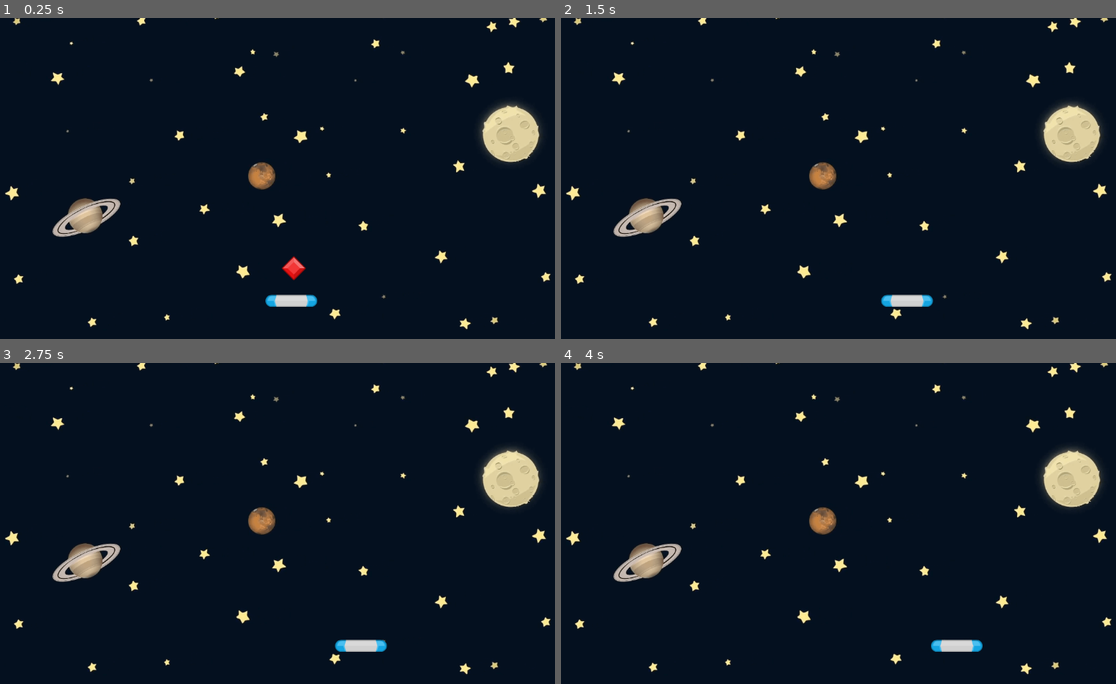
Above: before the commit, frames 1-4 (two rows, left to right).
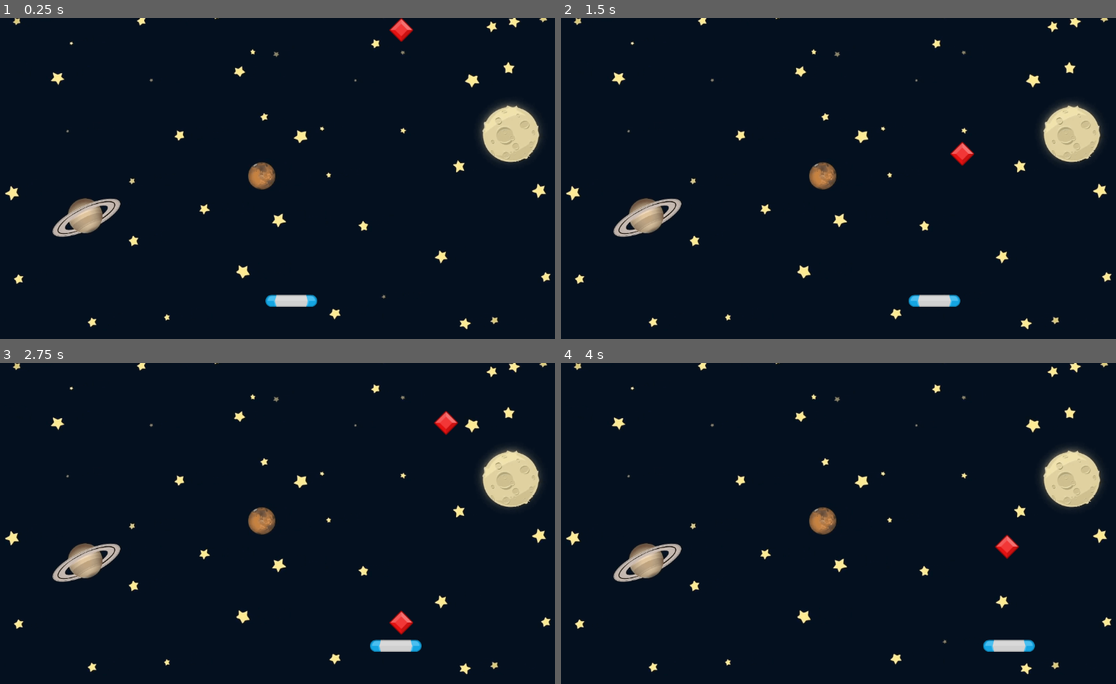
Above: after the commit, the same moments.

Repository: GaliardArt/GemCatcherGodot
Game: Godot game, scene res://Scenes/Game/Game.tscn
Same seed, same stepped clock (60 frames per second), same inputs: the game is played once before the commit and once after it.
Inputs:
- Up to frame 1 (0.25 s): no input
- Up to frame 2 (1.5 s): hold D (move_right) 0.53-1.28 s; hold A (move_left) from 1.28 s (still down)
- Up to frame 3 (2.75 s): release A (move_left) at 2.03 s; hold D (move_right) from 2.03 s (still down)
- Up to frame 4 (4 s): release D (move_right) at 3.53 s; hold A (move_left) from 3.53 s (still down)

The runs differ from the first frame. In frame 1, 0.4% of the frame differs, in the area x 50-75%, y 0-82%; in frame 2, 0.7%; in frame 3, 0.9%, in the area x 60-83%, y 14-90%; in frame 4, 0.9%.

Commit message:
Random Spawn Gems, and Game Over system

Diff:
--- a/Scenes/Game/Game.gd
+++ b/Scenes/Game/Game.gd
@@ -1 +1,33 @@
 extends Node2D
+
+const GEM = preload("res://Scenes/Gem/Gem.tscn")
+const MARGIN: float = 70.0
+@onready var spawn_timer: Timer = $Timer
+
+func _ready() -> void:
+	spawn_gem()
+
+func spawn_gem() -> void:
+	var new_gem: Gem = GEM.instantiate()
+	var x_pos: float = randf_range(
+		get_viewport_rect().position.x + MARGIN,
+		get_viewport_rect().end.x - MARGIN
+	)
+	new_gem.position = Vector2(x_pos, -50.0)
+	new_gem.gem_off_screen.connect(_on_gem_off_screen)
+	add_child(new_gem)
+	pass
+
+func stop_all() -> void:
+	spawn_timer.stop()
+	for child in get_children():
+		if child is Gem or child is Paddle:
+			child.set_process(false)
+
+func _on_gem_off_screen() -> void:
+	stop_all()
+	pass # Replace with function body.
+
+func _on_timer_timeout() -> void:
+	spawn_gem()
+	pass # Replace with function body.
--- a/Scenes/Game/Game.tscn
+++ b/Scenes/Game/Game.tscn
@@ -1,9 +1,8 @@
-[gd_scene load_steps=5 format=3 uid="uid://bj2siv5i7vcxr"]
+[gd_scene load_steps=4 format=3 uid="uid://bj2siv5i7vcxr"]
 
 [ext_resource type="Script" uid="uid://cgpb7d4u65pep" path="res://Scenes/Game/Game.gd" id="1_ln2h6"]
 [ext_resource type="Texture2D" uid="uid://ba0rjcxwtpxyb" path="res://assets/GameBg.png" id="1_rdw05"]
 [ext_resource type="PackedScene" uid="uid://c0vqtgpuv4yij" path="res://Scenes/Paddle/Paddle.tscn" id="2_gwu2e"]
-[ext_resource type="PackedScene" uid="uid://dqce7sgqrqvre" path="res://Scenes/Gem/Gem.tscn" id="3_xbxml"]
 
 [node name="Game" type="Node2D"]
 script = ExtResource("1_ln2h6")
@@ -19,5 +18,8 @@
 [node name="Paddle" parent="." instance=ExtResource("2_gwu2e")]
 position = Vector2(606, 571)
 
-[node name="Gem" parent="." instance=ExtResource("3_xbxml")]
-position = Vector2(611, 456)
+[node name="Timer" type="Timer" parent="."]
+wait_time = 2.0
+autostart = true
+
+[connection signal="timeout" from="Timer" to="." method="_on_timer_timeout"]
--- a/Scenes/Gem/Gem.gd
+++ b/Scenes/Gem/Gem.gd
@@ -1,19 +1,18 @@
 extends Area2D
 
-const SPEED: float = 100
+class_name Gem
 
-# Called when the node enters the scene tree for the first time.
-func _ready() -> void:
-	pass # Replace with function body.
+const SPEED: float = 200
+signal gem_off_screen
 
 func die() -> void:
 	set_process(false)
 	queue_free()
-# Called every frame. 'delta' is the elapsed time since the previous frame.
+
 func _process(delta: float) -> void:
 	position.y += SPEED * delta
 	if position.y > get_viewport_rect().end.y :
-		print("Gem falls off")
+		gem_off_screen.emit()
 		die()
 
 func _on_area_entered(area: Area2D) -> void:
--- a/Scenes/Paddle/Paddle.gd
+++ b/Scenes/Paddle/Paddle.gd
@@ -1,24 +1,13 @@
 extends Area2D
 
+class_name Paddle
 
-const SPEED: float = 200
+const SPEED: float = 300
 
-# Called when the node enters the scene tree for the first time.
-func _ready() -> void:
-	pass # Replace with function body.
-
-
-# Called every frame. 'delta' is the elapsed time since the previous frame.
 func _process(delta: float) -> void:
-	#if Input.is_action_pressed("move_left") == true :
-	#	position.x -= SPEED * delta
-	#if Input.is_action_pressed("move_right") == true:
-	#	position.x += SPEED * delta
-
 	var movement: float = Input.get_axis("move_left", "move_right")
 	position.x += SPEED * delta * movement
 	position.x = clampf(position.x, 45, get_viewport_rect().end.x-45)
 
-
 func _on_area_entered(area: Area2D) -> void:
-	print("Collide", area)
+	print("Paddle Collide With Gem")
--- a/Scenes/Test/Test.gd
+++ /dev/null
@@ -1,17 +0,0 @@
-extends Node2D
-
-@onready var icon: Sprite2D = $Icon
-@onready var icon_2: Sprite2D = $Icon2
-
-
-
-# Called when the node enters the scene tree for the first time.
-func _ready() -> void:
-	pass # Replace with function body.
-
-
-# Called every frame. 'delta' is the elapsed time since the previous frame.
-func _process(delta: float) -> void:
-	#$Icon.position.x = $Icon.position.x + 50 * delta
-	icon.position.x += 50 * delta
-	icon_2.rotation += 5 * delta
--- a/Scenes/Test/Test.tscn
+++ /dev/null
@@ -1,15 +0,0 @@
-[gd_scene load_steps=3 format=3 uid="uid://cqwjpiiilvyiw"]
-
-[ext_resource type="Texture2D" uid="uid://cpslr4bx7is3h" path="res://icon.svg" id="1_dr6pc"]
-[ext_resource type="Script" uid="uid://bhmkhgo82dqv8" path="res://Scenes/Test/Test.gd" id="1_wjuvt"]
-
-[node name="Test" type="Node2D"]
-script = ExtResource("1_wjuvt")
-
-[node name="Icon" type="Sprite2D" parent="."]
-position = Vector2(101, 105)
-texture = ExtResource("1_dr6pc")
-
-[node name="Icon2" type="Sprite2D" parent="."]
-position = Vector2(284, 268)
-texture = ExtResource("1_dr6pc")
Not shown, removed: Scenes/Test/Test.gd.uid
